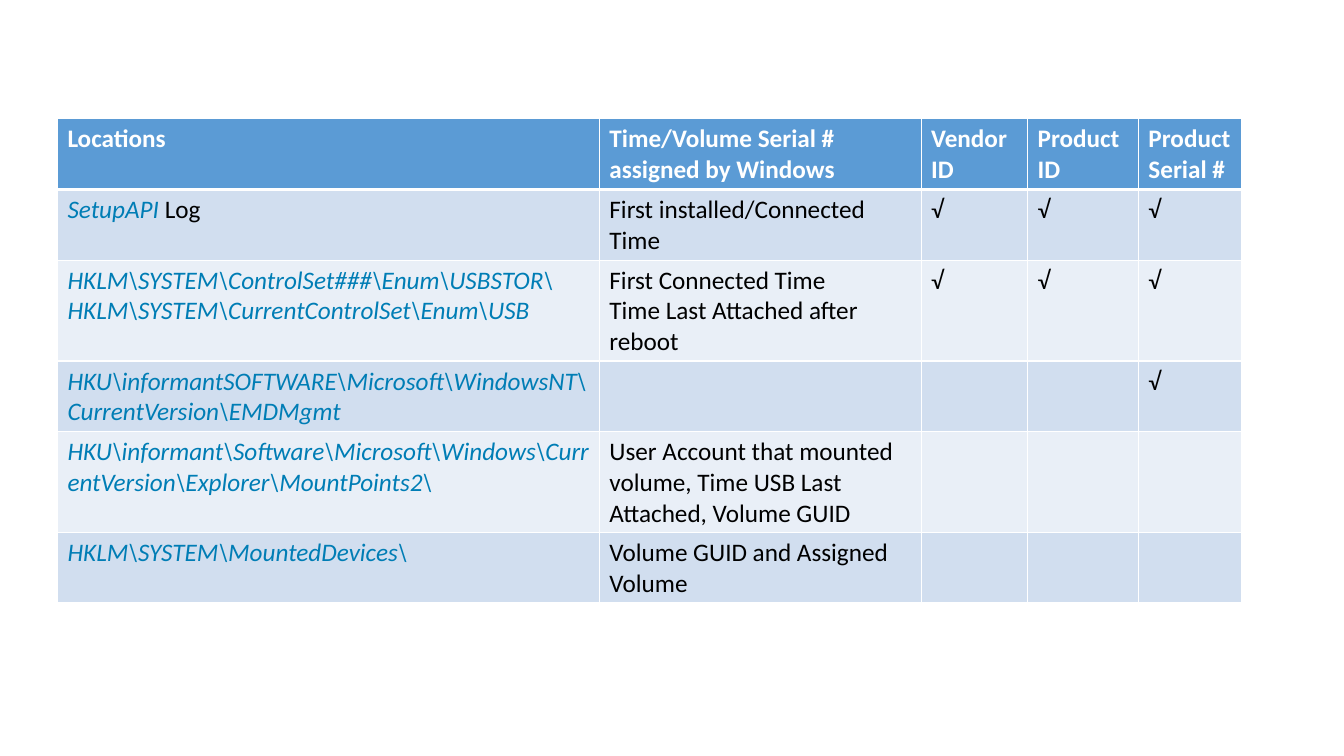
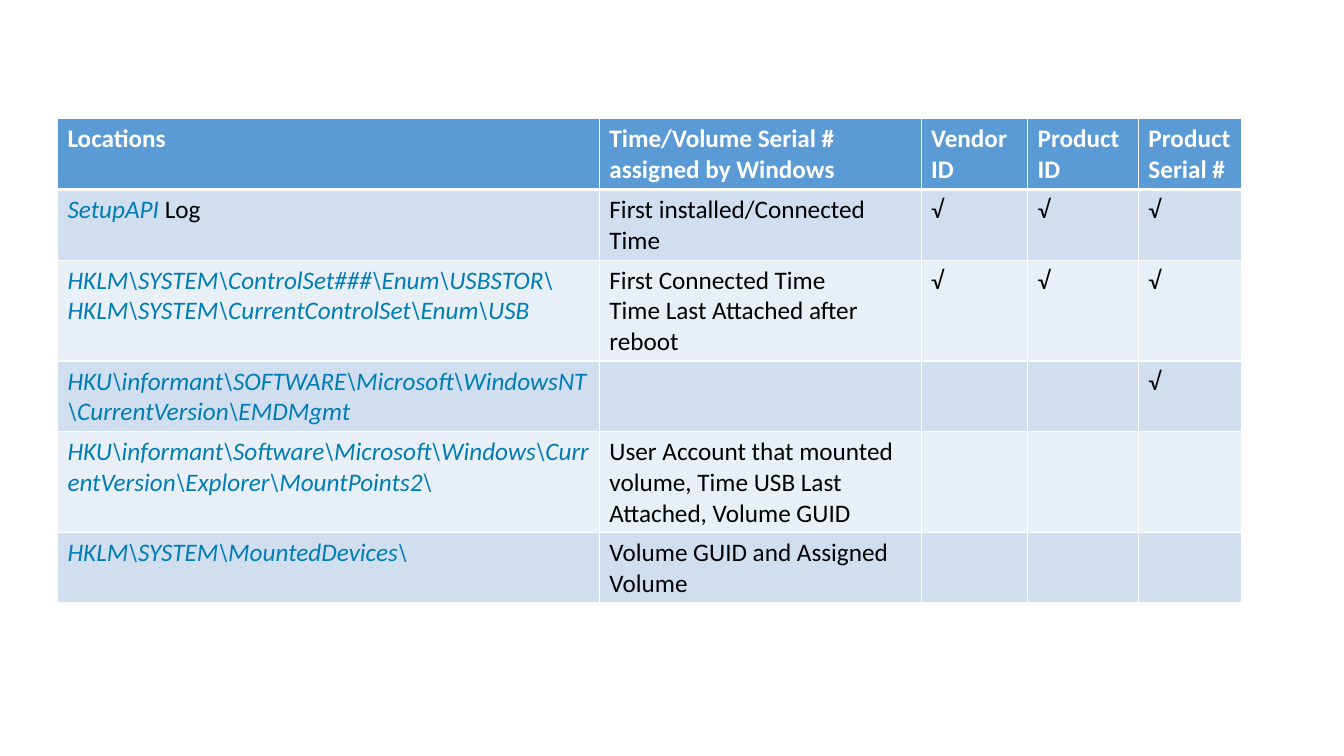
Before and after one commit to frankwxu/digital-forensics-lab, a slide deck: slide 17 of NIST_Data_Leakage_Case/NIST_Data_Leakage_04_Email_USB.pptx. Drawn at 1344x756 pixels with LibreOffice and Linux fonts; fonts in the diff are those of the drawing; background and template pictures are left out. Boxes give left, top, right and bottom in pixels: in the first picture for what was removed or moved away, otherwise in the second. Text is boxed around its words. In the diff, an @@ line names an element or a change of style, - is before the commit and + after.

```diff
--- a/NIST_Data_Leakage_Case/NIST_Data_Leakage_04_Email_USB.pptx
+++ b/NIST_Data_Leakage_Case/NIST_Data_Leakage_04_Email_USB.pptx
@@ table at [57, 119, 1242, 604] @@
-row 4, column 1: HKU\informantSOFTWARE\Microsoft\WindowsNT\CurrentVersion\EMDMgmt
+row 4, column 1: HKU\informant\SOFTWARE\Microsoft\WindowsNT\CurrentVersion\EMDMgmt
```
Also in this commit, not shown: 6 other slides changed, 8 other files.
